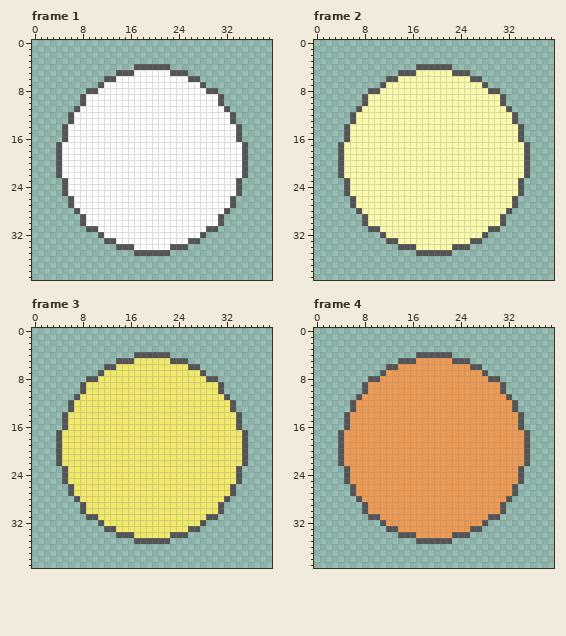
File history of a pixel-art file, Assets/Enemies/ShockOrb.aseprite. Above: the version before the commit.
40x40 pixels, 6 frames. Colours within 5 levels of each other are drawn and written as one. Shown: frame 1, frame 2, frame 3, frame 4. The commit also changed other frames, which this record leaves out.
Now the later version:
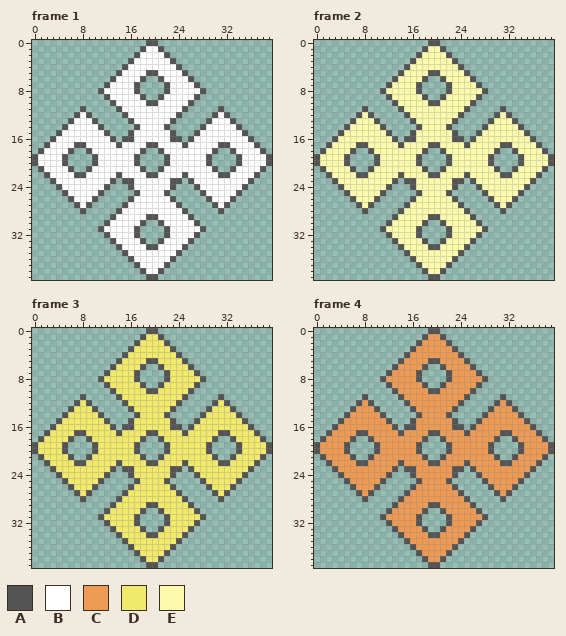
Palette (. is transparent): A #545454  B #ffffff  C #ec9a54  D #f0e96c  E #fcfaac
What changed:
Changed rows in their new state; - is an unchanged pixel.
Frame 1:
first column x 0:
 0 -------------------AA-------------------
 1 ------------------ABBA------------------
 2 -----------------ABBBBA-----------------
 3 ----------------ABBBBBBA----------------
 4 ---------------ABBBBBBBBA---------------
 5 ---------------BB--AA--BB---------------
 6 ------------.-----A..A-----.------------
 7 -----------.A----A....A----A.-----------
 8 ---------..A-----A....A-----A..---------
 9 --------....A-----A..A-----A....--------
10 --------.....A-----AA-----A.....--------
11 -------.A.....A----------A.....A.-------
12 ------.A-A.....A--------A.....A-A.------
13 ----------A.....A------A.....A----------
14 -----------A.....A----A.....A-----------
15 ----AB------A...A------A...A------BA----
16 ---ABB-------A.AA------AA.A-------BBA---
17 --ABB--AA-----A----AA----A-----AA--BBA--
18 -ABBB-A..A--------A..A--------A..A-BBBA-
19 ABBBBA....A------A....A------A....ABBBBA
20 ABBBBA....A------A....A------A....ABBBBA
21 -ABBB-A..A--------A..A--------A..A-BBBA-
22 --ABB--AA-----A----AA----A-----AA--BBA--
23 ---ABB-------A.AA------AA.A-------BBA---
24 ----AB------A...A------A...A------BA----
25 -----------A.....A----A.....A-----------
26 ----------A.....A------A.....A----------
27 ------.A-A.....A--------A.....A-A.------
28 -------.A.....A----------A.....A.-------
29 --------.....A-----AA-----A.....--------
30 --------....A-----A..A-----A....--------
31 ---------..A-----A....A-----A..---------
32 -----------.A----A....A----A.-----------
33 ------------.-----A..A-----.------------
34 ---------------BB--AA--BB---------------
35 ---------------ABBBBBBBBA---------------
36 ----------------ABBBBBBA----------------
37 -----------------ABBBBA-----------------
38 ------------------ABBA------------------
39 -------------------AA-------------------
Frame 2:
first column x 0:
 0 -------------------AA-------------------
 1 ------------------AEEA------------------
 2 -----------------AEEEEA-----------------
 3 ----------------AEEEEEEA----------------
 4 ---------------AEEEEEEEEA---------------
 5 ---------------EE--AA--EE---------------
 6 ------------.-----A..A-----.------------
 7 -----------.A----A....A----A.-----------
 8 ---------..A-----A....A-----A..---------
 9 --------....A-----A..A-----A....--------
10 --------.....A-----AA-----A.....--------
11 -------.A.....A----------A.....A.-------
12 ------.A-A.....A--------A.....A-A.------
13 ----------A.....A------A.....A----------
14 -----------A.....A----A.....A-----------
15 ----AE------A...A------A...A------EA----
16 ---AEE-------A.AA------AA.A-------EEA---
17 --AEE--AA-----A----AA----A-----AA--EEA--
18 -AEEE-A..A--------A..A--------A..A-EEEA-
19 AEEEEA....A------A....A------A....AEEEEA
20 AEEEEA....A------A....A------A....AEEEEA
21 -AEEE-A..A--------A..A--------A..A-EEEA-
22 --AEE--AA-----A----AA----A-----AA--EEA--
23 ---AEE-------A.AA------AA.A-------EEA---
24 ----AE------A...A------A...A------EA----
25 -----------A.....A----A.....A-----------
26 ----------A.....A------A.....A----------
27 ------.A-A.....A--------A.....A-A.------
28 -------.A.....A----------A.....A.-------
29 --------.....A-----AA-----A.....--------
30 --------....A-----A..A-----A....--------
31 ---------..A-----A....A-----A..---------
32 -----------.A----A....A----A.-----------
33 ------------.-----A..A-----.------------
34 ---------------EE--AA--EE---------------
35 ---------------AEEEEEEEEA---------------
36 ----------------AEEEEEEA----------------
37 -----------------AEEEEA-----------------
38 ------------------AEEA------------------
39 -------------------AA-------------------
Frame 3:
first column x 0:
 0 -------------------AA-------------------
 1 ------------------ADDA------------------
 2 -----------------ADDDDA-----------------
 3 ----------------ADDDDDDA----------------
 4 ---------------ADDDDDDDDA---------------
 5 ---------------DD--AA--DD---------------
 6 ------------.-----A..A-----.------------
 7 -----------.A----A....A----A.-----------
 8 ---------..A-----A....A-----A..---------
 9 --------....A-----A..A-----A....--------
10 --------.....A-----AA-----A.....--------
11 -------.A.....A----------A.....A.-------
12 ------.A-A.....A--------A.....A-A.------
13 ----------A.....A------A.....A----------
14 -----------A.....A----A.....A-----------
15 ----AD------A...A------A...A------DA----
16 ---ADD-------A.AA------AA.A-------DDA---
17 --ADD--AA-----A----AA----A-----AA--DDA--
18 -ADDD-A..A--------A..A--------A..A-DDDA-
19 ADDDDA....A------A....A------A....ADDDDA
20 ADDDDA....A------A....A------A....ADDDDA
21 -ADDD-A..A--------A..A--------A..A-DDDA-
22 --ADD--AA-----A----AA----A-----AA--DDA--
23 ---ADD-------A.AA------AA.A-------DDA---
24 ----AD------A...A------A...A------DA----
25 -----------A.....A----A.....A-----------
26 ----------A.....A------A.....A----------
27 ------.A-A.....A--------A.....A-A.------
28 -------.A.....A----------A.....A.-------
29 --------.....A-----AA-----A.....--------
30 --------....A-----A..A-----A....--------
31 ---------..A-----A....A-----A..---------
32 -----------.A----A....A----A.-----------
33 ------------.-----A..A-----.------------
34 ---------------DD--AA--DD---------------
35 ---------------ADDDDDDDDA---------------
36 ----------------ADDDDDDA----------------
37 -----------------ADDDDA-----------------
38 ------------------ADDA------------------
39 -------------------AA-------------------
Frame 4:
first column x 0:
 0 -------------------AA-------------------
 1 ------------------ACCA------------------
 2 -----------------ACCCCA-----------------
 3 ----------------ACCCCCCA----------------
 4 ---------------ACCCCCCCCA---------------
 5 ---------------CC--AA--CC---------------
 6 ------------.-----A..A-----.------------
 7 -----------.A----A....A----A.-----------
 8 ---------..A-----A....A-----A..---------
 9 --------....A-----A..A-----A....--------
10 --------.....A-----AA-----A.....--------
11 -------.A.....A----------A.....A.-------
12 ------.A-A.....A--------A.....A-A.------
13 ----------A.....A------A.....A----------
14 -----------A.....A----A.....A-----------
15 ----AC------A...A------A...A------CA----
16 ---ACC-------A.AA------AA.A-------CCA---
17 --ACC--AA-----A----AA----A-----AA--CCA--
18 -ACCC-A..A--------A..A--------A..A-CCCA-
19 ACCCCA....A------A....A------A....ACCCCA
20 ACCCCA....A------A....A------A....ACCCCA
21 -ACCC-A..A--------A..A--------A..A-CCCA-
22 --ACC--AA-----A----AA----A-----AA--CCA--
23 ---ACC-------A.AA------AA.A-------CCA---
24 ----AC------A...A------A...A------CA----
25 -----------A.....A----A.....A-----------
26 ----------A.....A------A.....A----------
27 ------.A-A.....A--------A.....A-A.------
28 -------.A.....A----------A.....A.-------
29 --------.....A-----AA-----A.....--------
30 --------....A-----A..A-----A....--------
31 ---------..A-----A....A-----A..---------
32 -----------.A----A....A----A.-----------
33 ------------.-----A..A-----.------------
34 ---------------CC--AA--CC---------------
35 ---------------ACCCCCCCCA---------------
36 ----------------ACCCCCCA----------------
37 -----------------ACCCCA-----------------
38 ------------------ACCA------------------
39 -------------------AA-------------------
Where, in picture pixels (left, top, right, bottom), the same in both pictures:
changed: (32, 40, 272, 280)
changed: (314, 40, 554, 280)
changed: (32, 328, 272, 568)
changed: (314, 328, 554, 568)
